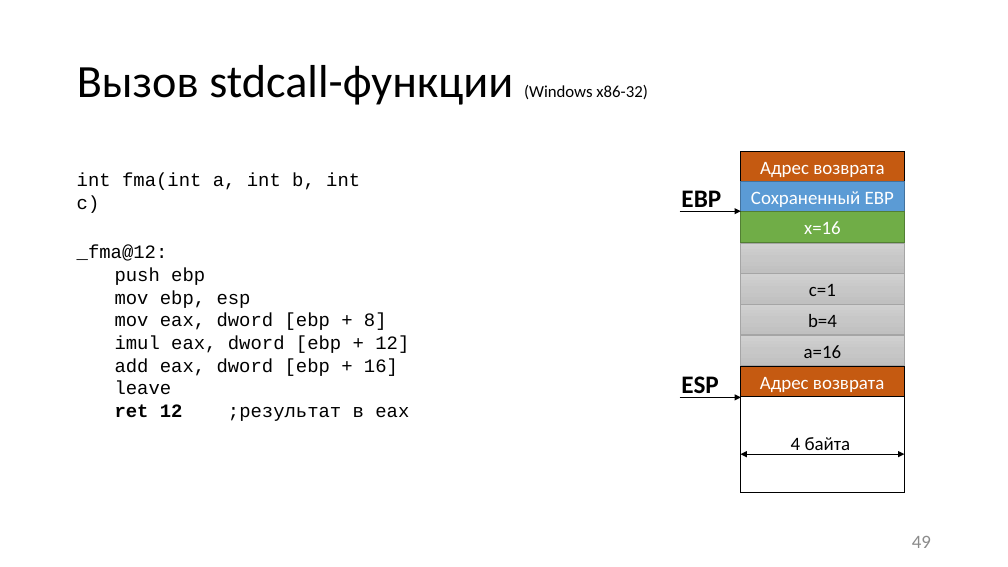
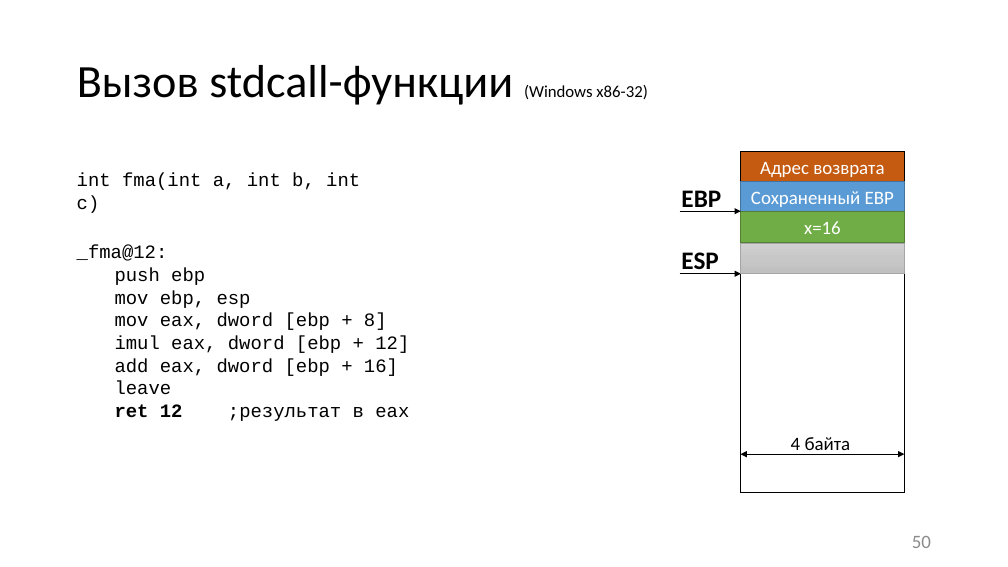
Before and after one commit to itsecd/low-level-programming, a slide deck: slide 50 of Lectures/3.Calling_conventions/Lecture3.pptx (slide 49 before the commit). Drawn at 1008x567 pixels with LibreOffice and Linux fonts; fonts in the diff are those of the drawing. Boxes give left, top, right and bottom in pixels: in the first picture for what was removed or moved away, otherwise in the second. Text is boxed around its words. In the diff, an @@ line names an element or a change of style, - is before the commit and + after.

```diff
--- a/Lectures/3.Calling_conventions/Lecture3.pptx
+++ b/Lectures/3.Calling_conventions/Lecture3.pptx
@@ text "ESP": place and size @@
-text "ESP" at bbox=[681, 376, 718, 398]
+text "ESP" at bbox=[681, 252, 718, 274]
@@ arrow moved from (680, 398) - (741, 398) to (680, 274) - (741, 274) @@
@@ rectangle removed at bbox=[741, 274, 905, 304] @@
-c=1
@@ rectangle removed at bbox=[741, 304, 905, 334] @@
-b=4
@@ rectangle removed at bbox=[741, 335, 905, 365] @@
-a=16
@@ rectangle removed at bbox=[740, 367, 904, 397] @@
-Адрес возврата
@@ page number at bbox=[912, 536, 931, 548]: text changed @@
-49
+50
```
Also in this commit, not shown: 17 other slides changed, 1 slide added, 9 other files.
